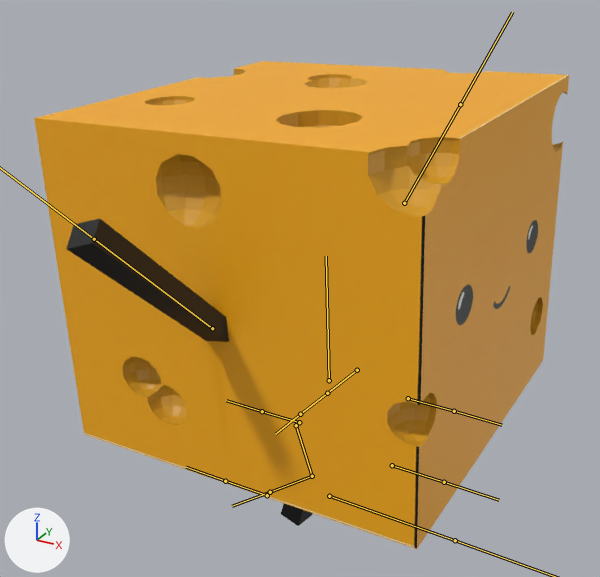
Two versions of the FBX model Assets/Art/Models/Character/FBX_Character_Cheese.fbx, one commit apart.
Both versions are drawn from a camera (50 mm lens) standing at (0.0144, -0.0287, 0.025) and looking at (-0.0012, -0.0003, 0.0108). The lights are fixed; the arrows at lower left show +X, +Y and +Z. Both versions are drawn at frame 7 of the action 'Armature|Fall'; the numbers are the values there. The bones that bend it are drawn over the model as lines.

Names of what the first picture shows: 'FBX_Character_Cheese'.
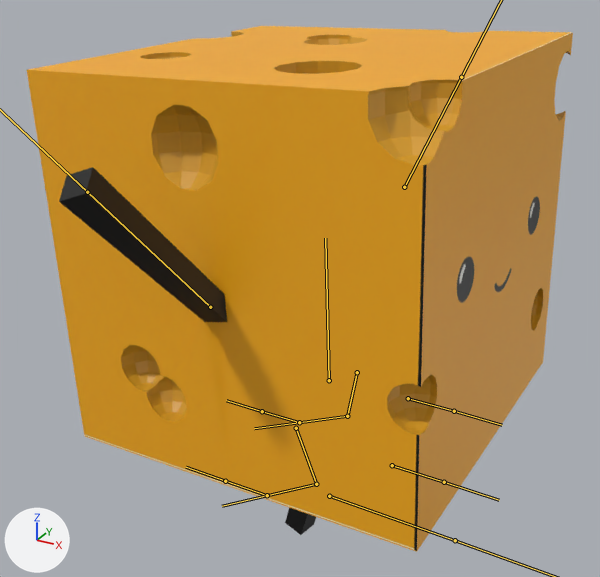
The change, as JSON lines over the scene's bpy script:
```json
{"block": "bone_head", "where": "bone_head = bpy.data.objects['Armature'].pose.bones['Head']"}
{"op": "set", "path": "bone_head.scale", "old": "(1.0, 0.88, 1.0)", "new": "(1.0, 1.0, 1.0)"}
{"block": "bone_upperleg_l", "where": "bone_upperleg_l = bpy.data.objects['Armature'].pose.bones['UpperLeg_L']  # child of 'Head'"}
{"op": "set", "path": "bone_upperleg_l.rotation_quaternion", "old": "(0.932, -0.006, -0.014, 0.362)", "new": "(0.993, 0.0, -0.014, 0.118)", "note": "degrees (-1, -1, 42) -> degrees (0, -2, 14)"}
{"op": "set", "path": "bone_upperleg_l.scale", "old": "(1.07, 0.94, 1.0)", "new": "(1.0, 1.0, 1.0)"}
{"block": "bone_lowerleg_l", "where": "bone_lowerleg_l = bpy.data.objects['Armature'].pose.bones['LowerLeg_L']  # child of 'UpperLeg_L'"}
{"op": "set", "path": "bone_lowerleg_l.rotation_quaternion", "old": "(1.0, 0.004, -0.001, -0.03)", "new": "(0.894, -0.001, -0.003, 0.448)", "note": "degrees (0, 0, -3) -> degrees (0, 0, 53)"}
{"op": "set", "path": "bone_lowerleg_l.scale", "old": "(1.07, 0.87, 1.0)", "new": "(1.0, 1.0, 1.0)"}
{"block": "bone_upperleg_r", "where": "bone_upperleg_r = bpy.data.objects['Armature'].pose.bones['UpperLeg_R']  # child of 'Head'"}
{"op": "set", "path": "bone_upperleg_r.rotation_quaternion", "old": "(0.988, -0.04, -0.06, -0.14)", "new": "(0.981, -0.038, -0.067, -0.177)", "note": "degrees (-4, -7, -16) -> degrees (-3, -8, -20)"}
{"op": "set", "path": "bone_upperleg_r.scale", "old": "(1.01, 0.99, 1.0)", "new": "(1.0, 1.0, 1.0)"}
{"block": "bone_lowerleg_r", "where": "bone_lowerleg_r = bpy.data.objects['Armature'].pose.bones['LowerLeg_R']  # child of 'UpperLeg_R'"}
{"op": "set", "path": "bone_lowerleg_r.rotation_quaternion", "old": "(0.826, -0.006, 0.168, 0.539)", "new": "(0.757, -0.028, 0.138, 0.638)", "note": "degrees (10, 16, 68) -> degrees (8, 14, 81)"}
{"op": "set", "path": "bone_lowerleg_r.scale", "old": "(0.99, 0.99, 1.0)", "new": "(1.0, 1.0, 1.0)"}
```

Pixel boxes [x1, y1, x2, y2] of what changed, in the pictures (600 x 577 px):
```json
{"object": "FBX_Character_Cheese", "change": "posed", "before": [34, 61, 569, 549], "after": [27, 26, 573, 552], "on screen": "8% taller"}
{"bone": "Head", "before": "(329, 380) to (326, 256)", "after": "(329, 380) to (325, 238)"}
{"bone": "UpperLeg_L", "before": "(357, 370) to (327, 393)", "after": "(357, 372) to (347, 416)"}
{"bone": "LowerLeg_L", "before": "(327, 393) to (300, 414)", "after": "(347, 416) to (299, 422)"}
{"bone": "UpperLeg_R", "before": "(296, 425) to (312, 476)", "after": "(296, 428) to (316, 484)"}
{"bone": "LowerLeg_R", "before": "(312, 476) to (270, 492)", "after": "(316, 484) to (267, 495)"}
```
